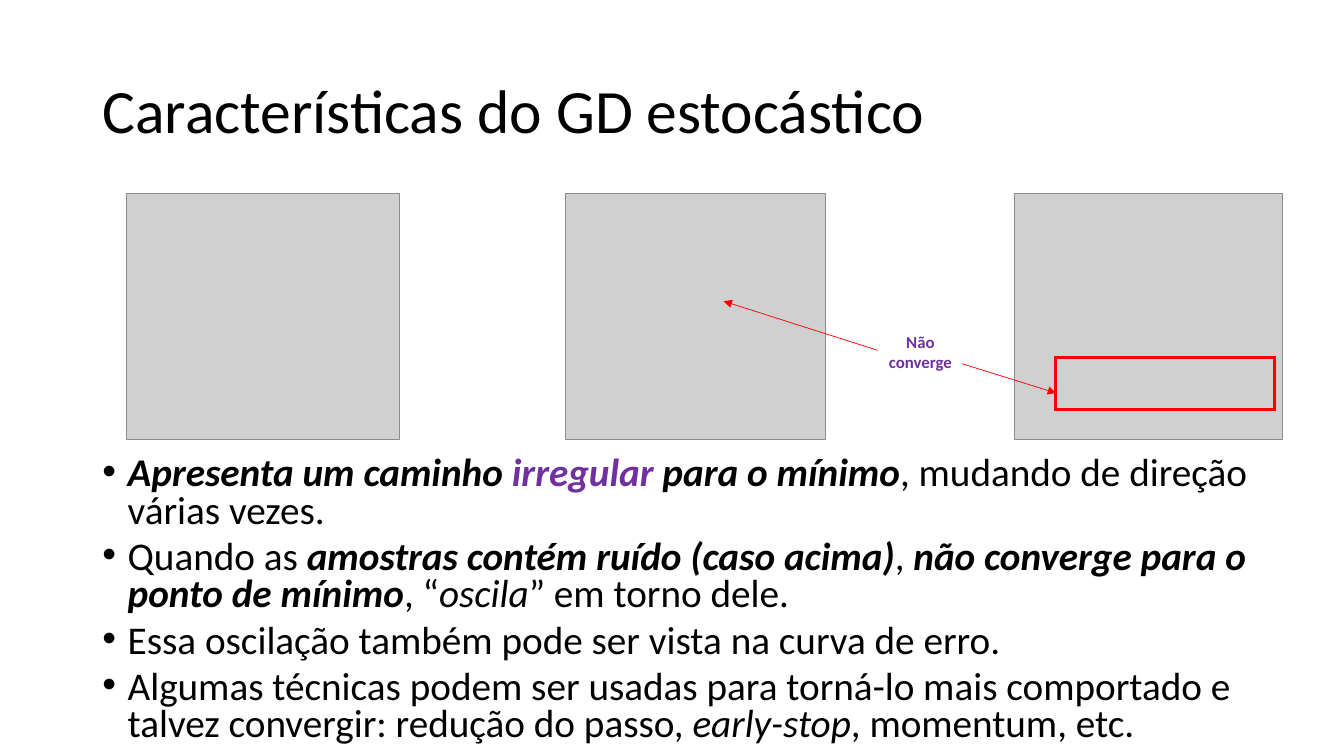
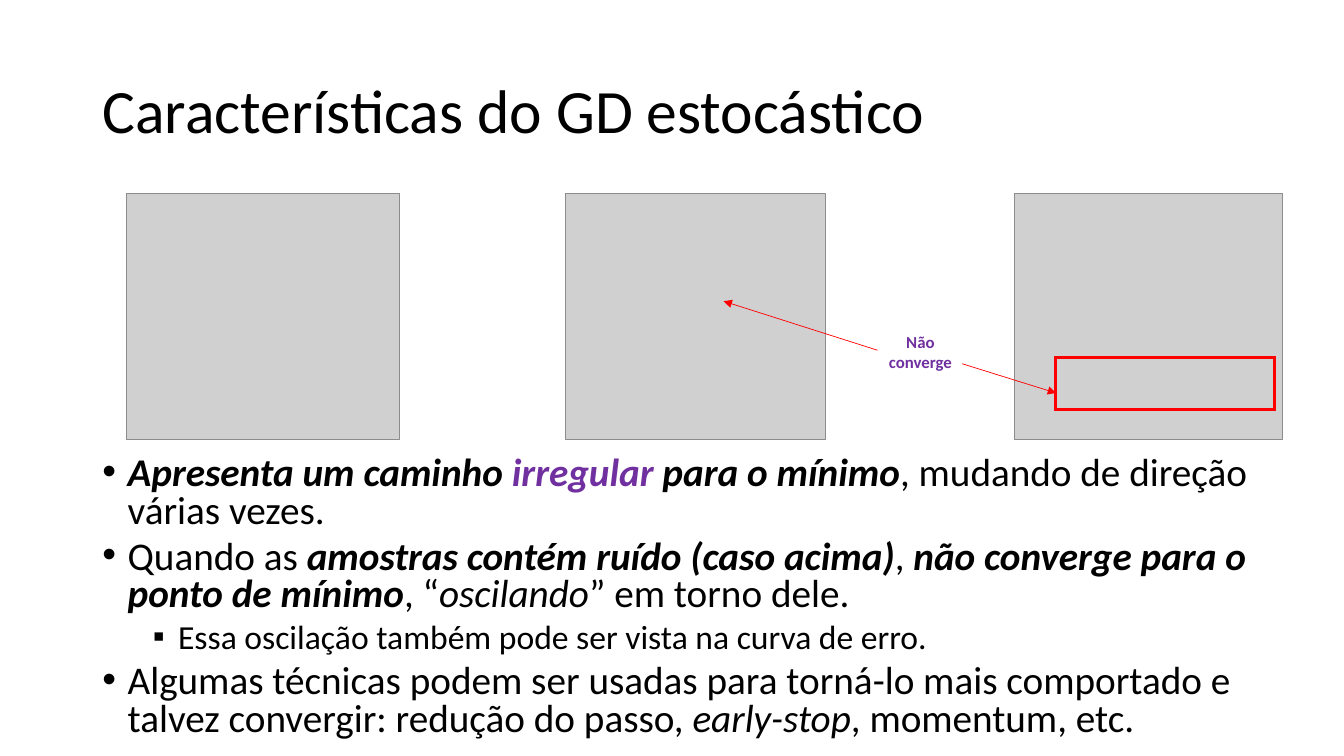
Before and after one commit to zz4fap/t319_aprendizado_de_maquina, a slide deck: slide 33 of slides/T319_Regressão_Linear (Parte II).pptx (slide 32 before the commit). Drawn at 1344x756 pixels with LibreOffice and Linux fonts; fonts in the diff are those of the drawing; grey boxes stand for pictures. Boxes give left, top, right and bottom in pixels: in the first picture for what was removed or moved away, otherwise in the second. Text is boxed around its words. In the diff, an @@ line names an element or a change of style, - is before the commit and + after.

Commit message:
update of slides

```diff
--- a/slides/T319_Regressão_Linear (Parte II).pptx
+++ b/slides/T319_Regressão_Linear (Parte II).pptx
@@ text at box(128, 541, 1246, 613): text changed @@
-• Quando as amostras contém ruído (caso acima), não converge para o ponto de mínimo, “oscila” em torno dele.
+• Quando as amostras contém ruído (caso acima), não converge para o ponto de mínimo, “oscilando” em torno dele.
@@ text at box(178, 625, 927, 655): size 28 to 24 pt in "Essa oscilação também pode ser vista na ..."; bullet • to ▪; list level 1 to 2 in "Essa oscilação também pode ser ..." @@
```
Also in this commit, not shown: 1 slide added, 2 other files.
